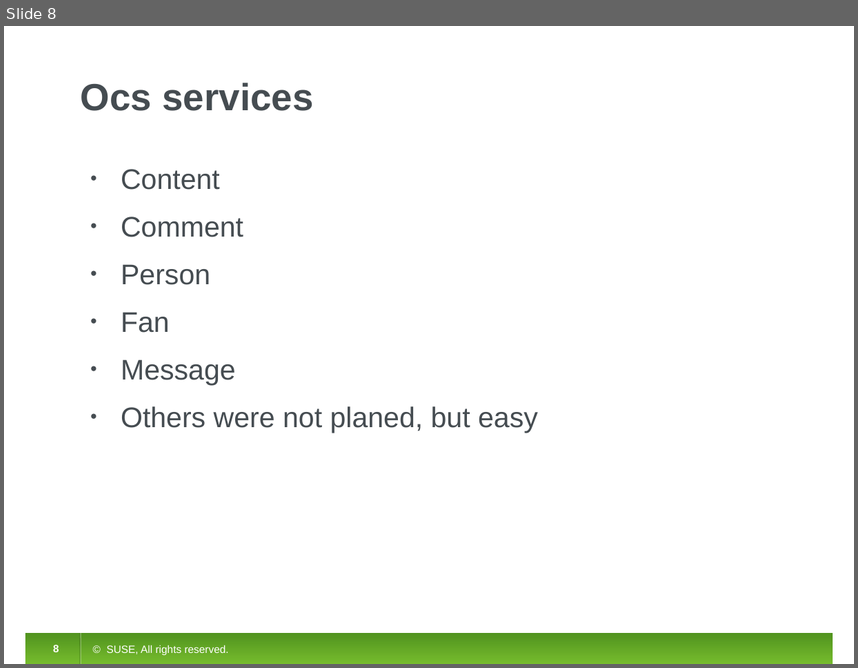
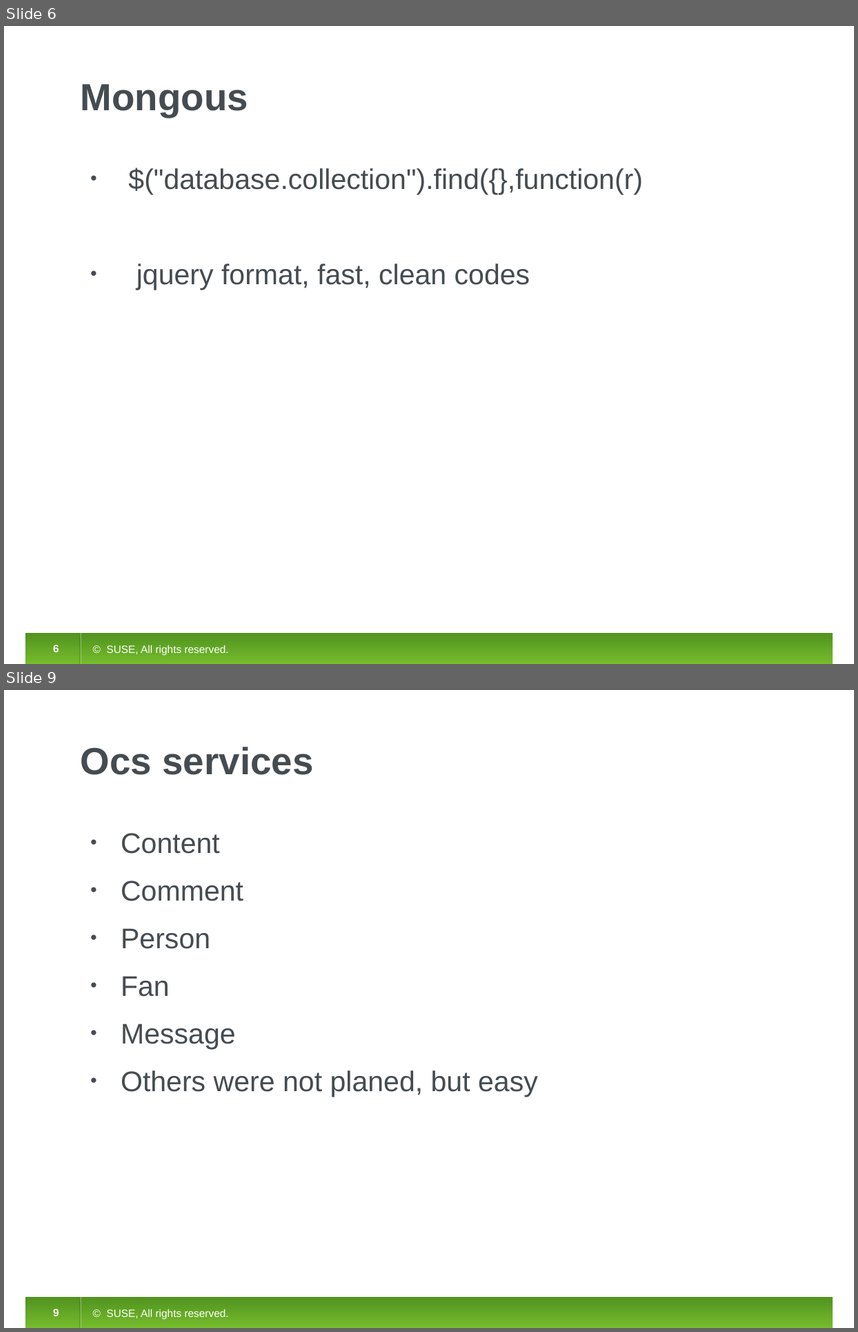
Before and after one commit to initlove/ocs-nodejs, a slide deck: document/ocs-nodejs.odp. Shown one above the other, each under a label of ours: slide 8 before the commit, slides 6 and 9 after it; the slides between them are not shown. The pictures are 858x668 and 858x1332 pixels, drawn with LibreOffice and Linux fonts; fonts in the diff are those of the drawing. Boxes give left, top, right and bottom in pixels: in the first picture for what was removed or moved away, otherwise in the second. Text is boxed around its words. In the diff, an @@ line names an element or a change of style, - is before the commit and + after.

```diff
--- a/document/ocs-nodejs.odp
+++ b/document/ocs-nodejs.odp
@@ slide 6 added at (x1=4, y1=26, x2=854, y2=664), background #FFFFFF; not listed: 5 template elements that a slide beside it also shows @@
@@ title added at (x1=81, y1=84, x2=248, y2=117), 32 pt, text #454C51, bold @@
+Mongous
@@ text added at (x1=128, y1=167, x2=643, y2=290), 24 pt, text #454C51 @@
+• $("database.collection").find({},function(r)
+• jquery format, fast, clean codes
@@ what was slide 8 is now slide 9 @@
```
Also in this commit, not shown: 5 slides changed, 3 other slides added, 3 slides removed, 15 other files.
